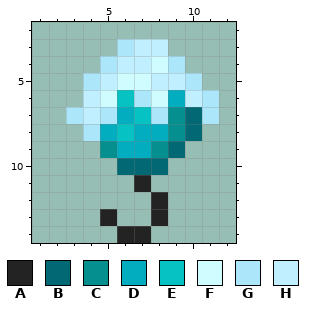
Pixel-art sprite, stored at Content/Projectiles/FrozenBobber.png. Above, as it was before the edit.
The file is 30x30 pixels, drawn in blocks of 2x2; one block is one cell here. Shown: x 1..12, y 2..14.
Palette (. is transparent): A #232323  B #026873  C #068f8f  D #03adc0  E #06c2c2  F #cffdff  G #ace6fa  H #c0efff
Pixels before, first column x 3:
 3 ...GHH...
 4 ..GHHFG..
 5 .GHFFHHG.
 6 .HFEGFDHG
 7 GHGDEGCBG
 8 .GDEDDCB.
 9 ..CDDCB..
10 ...BBB...
11 ....A....
12 .....A...
13 ..A..A...
14 ...AA....
And afterwards:
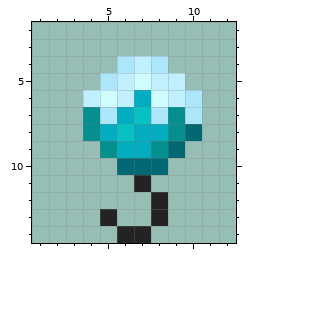
Edits made:
{"y":3,"x":6,"old":"GHH","new":"..."}
{"y":4,"x":5,"old":"GH","new":".G"}
{"y":4,"x":8,"old":"FG","new":"G."}
{"y":5,"x":4,"old":"GHF","new":".GH"}
{"y":5,"x":10,"old":"G","new":"."}
{"y":6,"x":6,"old":"EG","new":"HD"}
{"y":6,"x":9,"old":"DHG","new":"HG."}
{"y":7,"x":3,"old":"GH","new":".C"}
{"y":7,"x":10,"old":"BG","new":"G."}
{"y":8,"x":4,"old":"G","new":"C"}
